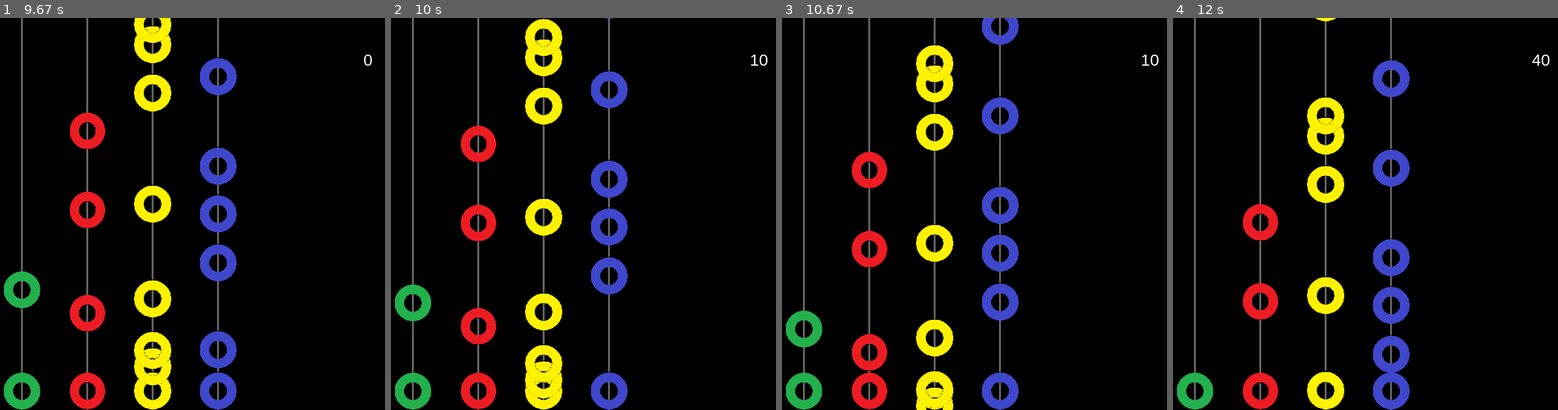
Above: before the commit, frames 1-4 (left to right).
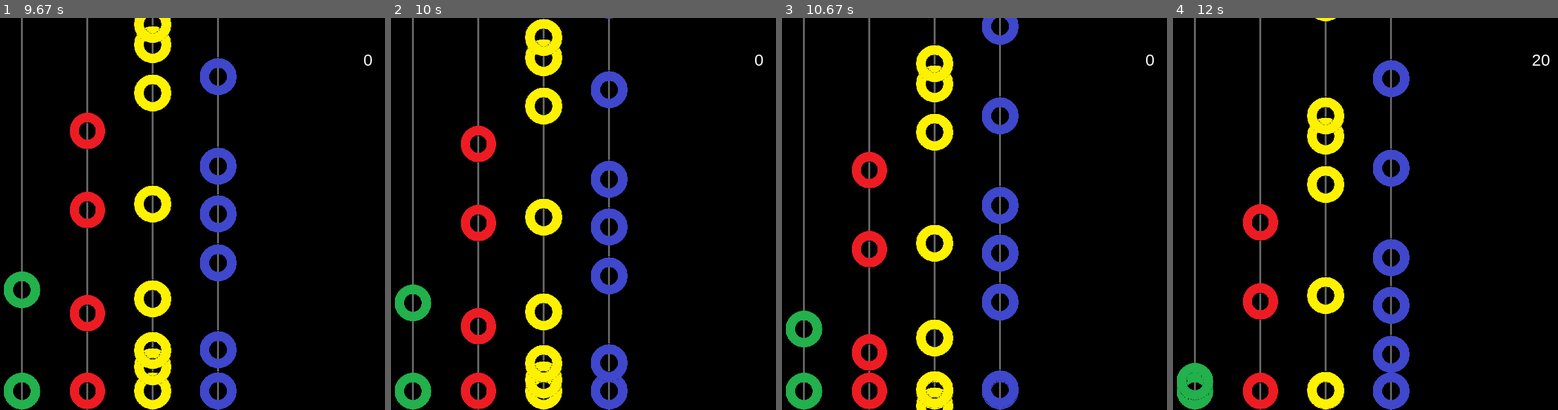
Above: after the commit, the same moments.

Repository: romulofff/gym-hero
Game: pygame game, started from src/game.py
Same seed, same stepped clock (60 frames per second), same inputs: the game is played once before the commit and once after it.
Inputs:
- Up to frame 1 (9.67 s): no input
- Up to frame 2 (10 s): tap F at 9.87 s
- Up to frame 3 (10.67 s): no input
- Up to frame 4 (12 s): hold D 10.7-11.33 s; hold S 11.37-11.73 s; hold A from 11.77 s (still down)

Frame 1 is identical in both runs. In frame 2, 0.5% of the frame differs, in the area x 51-98%, y 9-93%; in frame 3, 0.2%; in frame 4, 0.4%.

Commit message:
Improved collision detection

Diff:
--- a/src/game.py
+++ b/src/game.py
@@ -20,12 +20,20 @@
 class Note(pygame.sprite.Sprite):
     def __init__(self, img):
         super().__init__()
-
+        self.start = 0
+        self.type = 0 # 0 = normal note, 1 = star
+        self.color = 0
+        self.duration = 0
         self.image = img
         self.image.set_colorkey((0, 0, 0))
         self.image = pygame.transform.scale(self.image, (60, 60))
         self.rect = self.image.get_rect()
         # print(self.rect)
+    def __repr__(self):
+        return f'<Note start:{self.start} type:{self.type} color:{self.color} duration:{self.duration}>'
+
+    def __str__(self):
+        return f'Note: start={self.start}, type={self.type}, color={self.color}, duration={self.duration}'
 
     def update(self, to_kill=None):
         if self.rect.y > screen_height + 60 or to_kill == True:
@@ -34,7 +42,7 @@
         self.rect.y += 1
 
 
-class Fret(pygame.sprite.Sprite):
+class Button(pygame.sprite.Sprite):
     def __init__(self, img, color):
         super().__init__()
 
@@ -72,25 +80,25 @@
 # GreenFret
 greenImg = pygame.image.load(
     path.join('..', 'assets', 'greenbutton.png')).convert()
-greenFret = Fret(greenImg, 'green')
+greenFret = Button(greenImg, 'green')
 all_sprites_list.add(greenFret)
 
 # RedFret
 redImg = pygame.image.load(
     path.join('..', 'assets', 'redbutton.png')).convert()
-redFret = Fret(redImg, 'red')
+redFret = Button(redImg, 'red')
 all_sprites_list.add(redFret)
 
 # YellowFret
 yellowImg = pygame.image.load(
     path.join('..', 'assets', 'yellowbutton.png')).convert()
-yellowFret = Fret(yellowImg, 'yellow')
+yellowFret = Button(yellowImg, 'yellow')
 all_sprites_list.add(yellowFret)
 
 # BlueFret
 blueImg = pygame.image.load(
     path.join('..', 'assets', 'bluebutton.png')).convert()
-blueFret = Fret(blueImg, 'blue')
+blueFret = Button(blueImg, 'blue')
 all_sprites_list.add(blueFret)
 
 for i in range(50):
@@ -127,13 +135,13 @@
 # polygon_points = [(150, 0), (600, 0), (600, screen_height), (150, screen_height)]
 while not done:
     green_notes_hit_list = pygame.sprite.spritecollide(
-        greenFret, green_notes_list, False)
+        greenFret, green_notes_list, False, pygame.sprite.collide_circle_ratio(0.2))
     red_notes_hit_list = pygame.sprite.spritecollide(
-        redFret, red_notes_list, False)
+        redFret, red_notes_list, False, pygame.sprite.collide_circle_ratio(0.2))
     yellow_notes_hit_list = pygame.sprite.spritecollide(
-        yellowFret, yellow_notes_list, False)
+        yellowFret, yellow_notes_list, False, pygame.sprite.collide_circle_ratio(0.2))
     blue_notes_hit_list = pygame.sprite.spritecollide(
-        blueFret, blue_notes_list, False)
+        blueFret, blue_notes_list, False, pygame.sprite.collide_circle_ratio(0.2))
 
     for event in pygame.event.get():
         if event.type == pygame.QUIT:
